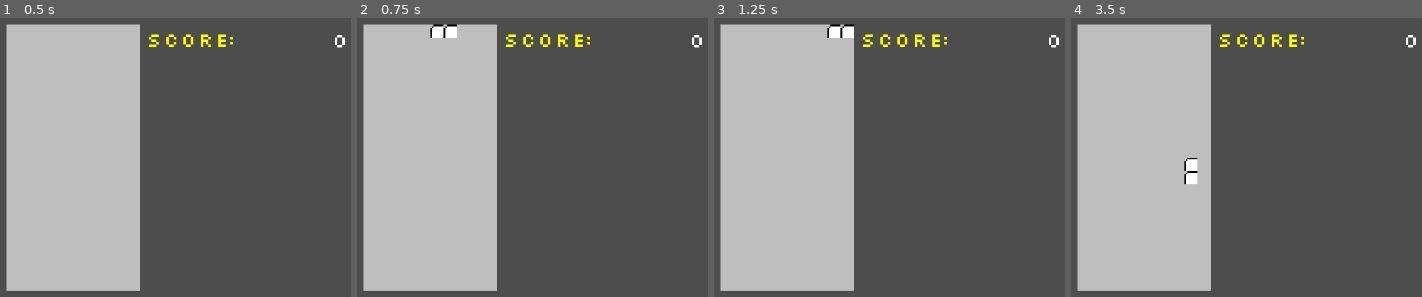
Above: before the commit, frames 1-4 (left to right).
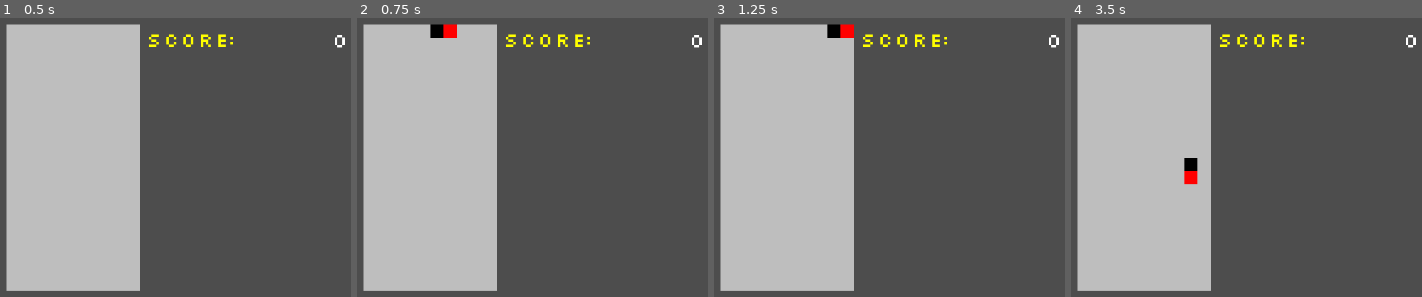
Above: after the commit, the same moments.

Repository: AsgerHB/create-jam-spring-2025
Game: Godot game, scene res://Scenes/Run.tscn
Same seed, same stepped clock (60 frames per second), same inputs: the game is played once before the commit and once after it.
Inputs:
- Up to frame 1 (0.5 s): no input
- Up to frame 2 (0.75 s): tap Enter at 0.5 s; hold Right (ui_right) from 0.53 s (still down)
- Up to frame 3 (1.25 s): keep holding Right (ui_right)
- Up to frame 4 (3.5 s): release Right (ui_right) at 1.28 s; hold Down (ui_down) 1.28-2.03 s; hold Right (ui_right) 2.03-2.78 s; hold Up (ui_up) from 2.78 s (still down)

Frame 1 is identical in both runs. In frame 2, 0.3% of the frame differs, in the area x 20-29%, y 2-8%; in frame 3, 0.3%; in frame 4, 0.4%, in the area x 32-37%, y 50-60%.

Commit message:
Added bombs

Diff:
--- a/Scripts/Cell.gd
+++ b/Scripts/Cell.gd
@@ -6,11 +6,15 @@
 enum Type {
 	Standard,
 	Sand,
+	Gold,
+	Bomb,
 }
 # Map that assigns a complexity score to each cell type
 const cell_complexity_score = {
 	Type.Standard: 1,
 	Type.Sand: 2,
+	Type.Gold: 2,
+	Type.Bomb: 3,
 }
 
 # All the different states that a sprite can be in
@@ -81,19 +85,36 @@
 
 func _draw() -> void:
 	const rec = Rect2(-CELL_SIZE / 2, -CELL_SIZE / 2, CELL_SIZE, CELL_SIZE)
-	var sprite_coords = SpriteCoords[sprite_state]
-	draw_texture_rect_region(sprite_sheet,rec, Rect2(sprite_coords.x, sprite_coords.y, 8,8))
+	# var sprite_coords = SpriteCoords[sprite_state]
+	# draw_texture_rect_region(sprite_sheet,rec, Rect2(sprite_coords.x, sprite_coords.y, 8,8))
 	# TODO: Use,
-	#if type == Type.Standard:
-	#	draw_rect(rec, Color.RED)
-	#else:
-	#	draw_rect(rec, Color.MAGENTA)
+	match type:
+		Type.Standard:
+			draw_rect(rec, Color.RED)
+		Type.Sand:
+			draw_rect(rec, Color.SANDY_BROWN)
+		Type.Gold:
+			draw_rect(rec, Color.GOLD)
+		Type.Bomb:
+			draw_rect(rec, Color.BLACK)
+		_:
+			draw_rect(rec, Color.MAGENTA)
 
 
-func on_destroy(game: TetrisGame) -> bool:
-	# Returns true if the cell can be destroyed
+func destroy(game: TetrisGame):
 	# TODO: Score points
-	# TODO: Cool effects go here
+	match type:
+		Type.Bomb:
+			game.remove_at(grid_pos.x, grid_pos.y)
+			# Destroy all surrounding blocks
+			for offset in [Vector2i(0, 1), Vector2i(1, 1), Vector2i(1, 0), Vector2i(1, -1), Vector2i(0, -1), Vector2i(-1, -1), Vector2i(-1, 0), Vector2i(-1, 1)]:
+				var res_grid_pos = grid_pos + offset
+				var n = game.get_at(res_grid_pos.x, res_grid_pos.y)
+				if n != null:
+					n.destroy(game)
+		_:
+			game.remove_at(grid_pos.x, grid_pos.y)
+
 	return true
 
 
@@ -108,3 +129,6 @@
 		Type.Sand:
 			if tick % 3 == 0:
 				game.try_move_cell(grid_pos.x, grid_pos.y, grid_pos.x, grid_pos.y + 1)
+		Type.Gold:
+			if tick % 12 == 0:
+				game.score_counter.apply_score(1, 1)
--- a/TetrisGame.gd
+++ b/TetrisGame.gd
@@ -73,8 +73,7 @@
 	var c = get_at(x, y)
 	if c != null:
 		# Pass self in case destruction has side effects (e.g. bomb)
-		if c.on_destroy(self):
-			remove_at(x, y)
+		c.destroy(self)
 
 
 # See also try_move_cell.
@@ -293,7 +292,10 @@
 	for y in rows_to_clear:
 		mult += 1
 		for x in range(WIDTH):
-			if get_at(x, y).type == Cell.Type.Standard:
+			var c: Cell = get_at(x, y)
+			if c == null:
+				pass
+			elif c.type == Cell.Type.Standard:
 				points += 5
 			else:
 				points -= 999999
